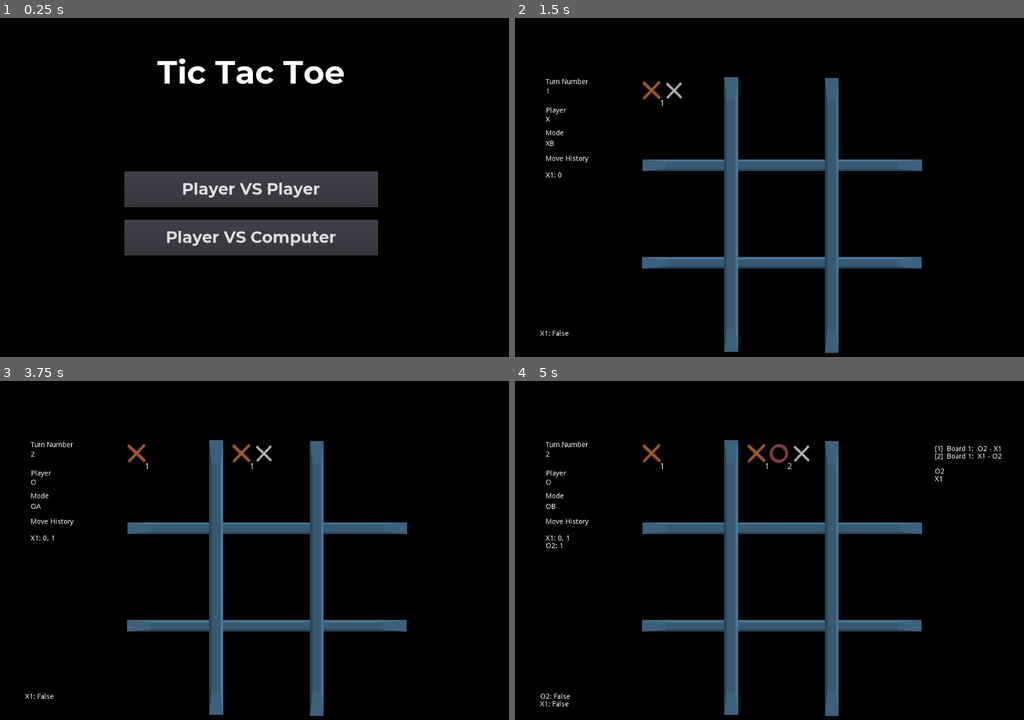
Above: before the commit, frames 1-4 (two rows, left to right).
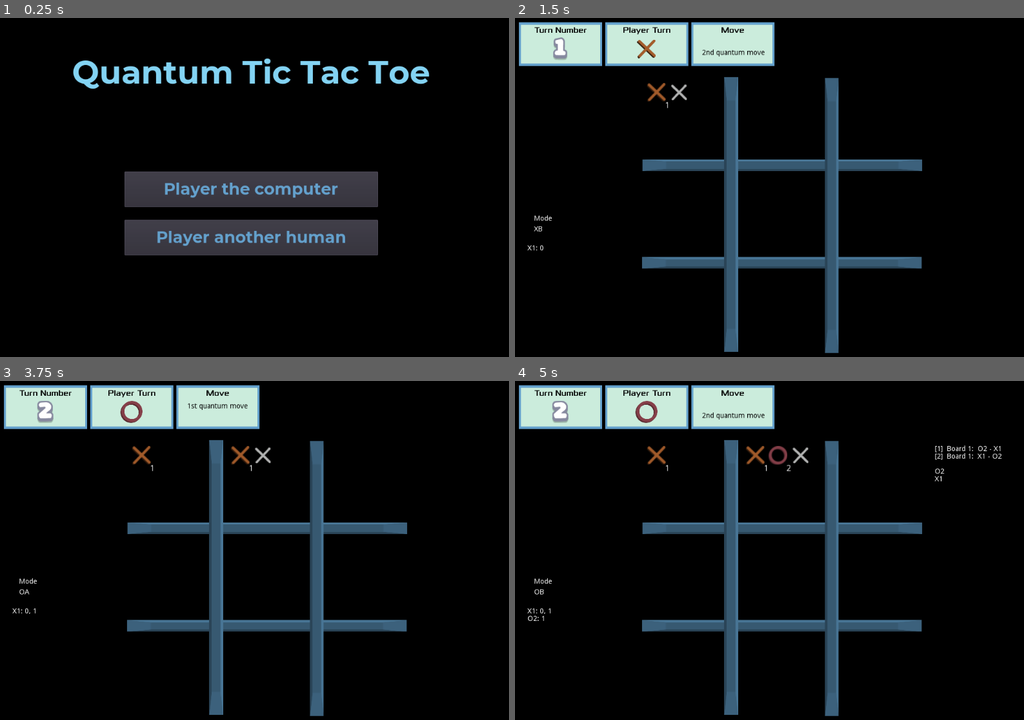
Above: after the commit, the same moments.

Repository: dbroemme/qttt
Game: Godot game, scene res://src/Screens/Main.tscn
Two runs of this game, one before a commit and one after it. Both use one fixed random seed, a clock stepped at 60 frames per second and the inputs below.
Inputs (mouse positions are in pixels of both pictures, inside the frame that each line leads up to):
- Up to frame 1 (0.25 s): no input
- Up to frame 2 (1.5 s): click "Player VS Player" (after the commit: "Player another human") at 0.5 s; tap Enter at 1.25 s; move the mouse to (677, 112) at 1.27 s; click (677, 112) at 1.42 s
- Up to frame 3 (3.75 s): tap Space at 2, 3.5 s; move the mouse to (157, 455) at 2.02 s; click (157, 455) at 2.17 s; tap Enter at 2.75 s; move the mouse to (137, 455) at 2.77 s; click (137, 455) at 2.92 s; move the mouse to (269, 475) at 3.52 s; click (269, 475) at 3.67 s
- Up to frame 4 (5 s): tap Enter at 4.25 s; move the mouse to (779, 455) at 4.27 s; click (779, 455) at 4.42 s

The runs differ from the first frame. In frame 1, 4.5% of the frame differs, in the area x 14-85%, y 11-68%; in frame 2, 7.1%; in frame 3, 7.2%; in frame 4, 7.4%, in the area x 0-58%, y 1-97%.

Commit message:
Start putting info boxes in place

Diff:
--- a/src/Cell.gd
+++ b/src/Cell.gd
@@ -78,8 +78,8 @@
 func add_quantum_cell(quantum_cell):
 	var x_extent = ($CollisionShape2D.shape.extents).x
 	var y_extent = ($CollisionShape2D.shape.extents).y
-	var x_base = -x_extent + 14
-	var y_base = -y_extent + 20
+	var x_base = -x_extent + 30
+	var y_base = -y_extent + 30
 	quantum_cells.append(quantum_cell)
 
 	# Reposition based on the number
--- a/src/Cell.tscn
+++ b/src/Cell.tscn
@@ -4,29 +4,30 @@
 [ext_resource path="res://src/Cell.gd" type="Script" id=2]
 
 [sub_resource type="RectangleShape2D" id=1]
-extents = Vector2( 55.8409, 56.3841 )
+extents = Vector2( 63.8409, 63.4541 )
 
 [node name="Cell" type="Area2D" groups=["cells"]]
 position = Vector2( 60.1592, 56.476 )
 script = ExtResource( 2 )
 
 [node name="CollisionShape2D" type="CollisionShape2D" parent="."]
+position = Vector2( 7.99995, 7.06995 )
 shape = SubResource( 1 )
 
 [node name="Sign" type="Sprite" parent="."]
 visible = false
 
 [node name="Placeholder" parent="." instance=ExtResource( 1 )]
-position = Vector2( -37.1592, -33.476 )
+position = Vector2( -31.1592, -33.476 )
 
 [node name="Highlight" type="Node2D" parent="."]
 visible = false
 
 [node name="ColorRect1" type="ColorRect" parent="Highlight"]
-margin_left = -60.1592
-margin_top = -56.476
-margin_right = 55.8408
-margin_bottom = -51.476
+margin_left = -60.0
+margin_top = -56.0
+margin_right = 72.0
+margin_bottom = -51.0
 color = Color( 0.388235, 0.431373, 0.482353, 1 )
 __meta__ = {
 "_edit_use_anchors_": false
@@ -34,9 +35,9 @@
 
 [node name="ColorRect2" type="ColorRect" parent="Highlight"]
 margin_left = -59.1592
-margin_top = 51.524
-margin_right = 56.8408
-margin_bottom = 56.524
+margin_top = 65.524
+margin_right = 68.8408
+margin_bottom = 70.524
 color = Color( 0.388235, 0.431373, 0.482353, 1 )
 __meta__ = {
 "_edit_use_anchors_": false
@@ -46,17 +47,17 @@
 margin_left = -60.0
 margin_top = -56.0
 margin_right = -54.0
-margin_bottom = 57.0
+margin_bottom = 71.0
 color = Color( 0.388235, 0.431373, 0.482353, 1 )
 __meta__ = {
 "_edit_use_anchors_": false
 }
 
 [node name="ColorRect4" type="ColorRect" parent="Highlight"]
-margin_left = 50.8408
-margin_top = -56.476
-margin_right = 56.8408
-margin_bottom = 56.524
+margin_left = 67.0
+margin_top = -56.0
+margin_right = 73.0
+margin_bottom = 71.0
 color = Color( 0.388235, 0.431373, 0.482353, 1 )
 __meta__ = {
 "_edit_use_anchors_": false
--- a/src/ComputerStrategy.gd
+++ /dev/null
@@ -1,34 +0,0 @@
-extends Node
-
-class_name ComputerStrategy
-
-var matrix_copy
-
-func fake_agent_moves(matrix, turn_number):
-	matrix_copy = matrix
-	var available_moves = get_empty_tiles(get_classical_board())
-	if turn_number == 2:
-		if 0 in available_moves and 1 in available_moves:
-			return [0, 1]
-	elif turn_number == 4:
-		if 1 in available_moves and 2 in available_moves:
-			return [1, 2]
-	#elif turn_number == 6:
-	#	if 7 in available_moves and 8 in available_moves:
-	#		return [7, 8]
-	if available_moves.size() == 1:
-		return [available_moves[0], available_moves[0]]
-	return [available_moves[0], available_moves[1]]
-
-func get_classical_board():
-	var list = []
-	for cell_info in matrix_copy:
-		list.append(cell_info.get_value())
-	return list
-
-func get_empty_tiles(classical_board) -> Array:
-	var _tiles: Array
-	for n in range(0,9):
-		if classical_board[n] == 0:
-			_tiles.append(n)
-	return _tiles
--- /dev/null
+++ b/src/InfoBox.tscn
@@ -0,0 +1,76 @@
+[gd_scene load_steps=4 format=2]
+
+[ext_resource path="res://asset/number_1.png" type="Texture" id=1]
+[ext_resource path="res://asset/Xolonium-Regular.ttf" type="DynamicFontData" id=2]
+
+[sub_resource type="DynamicFont" id=1]
+font_data = ExtResource( 2 )
+
+[node name="InfoBox" type="Node2D"]
+
+[node name="ColorRect" type="ColorRect" parent="."]
+margin_left = 1.0
+margin_top = 1.0
+margin_right = 166.0
+margin_bottom = 87.0
+color = Color( 0.796078, 0.92549, 0.862745, 1 )
+__meta__ = {
+"_edit_use_anchors_": false
+}
+
+[node name="TopHighlight" type="ColorRect" parent="."]
+margin_left = 1.0
+margin_right = 166.0
+margin_bottom = 5.0
+color = Color( 0.392157, 0.631373, 0.803922, 1 )
+__meta__ = {
+"_edit_use_anchors_": false
+}
+
+[node name="BottomHighlight" type="ColorRect" parent="."]
+margin_left = 1.0
+margin_top = 82.0
+margin_right = 166.0
+margin_bottom = 87.0
+color = Color( 0.392157, 0.631373, 0.803922, 1 )
+__meta__ = {
+"_edit_use_anchors_": false
+}
+
+[node name="LeftHighlight" type="ColorRect" parent="."]
+margin_left = 1.0
+margin_top = 1.0
+margin_right = 5.0
+margin_bottom = 86.0
+color = Color( 0.392157, 0.631373, 0.803922, 1 )
+__meta__ = {
+"_edit_use_anchors_": false
+}
+
+[node name="RightHighlight" type="ColorRect" parent="."]
+margin_left = 162.0
+margin_top = 1.0
+margin_right = 166.0
+margin_bottom = 86.0
+color = Color( 0.392157, 0.631373, 0.803922, 1 )
+__meta__ = {
+"_edit_use_anchors_": false
+}
+
+[node name="Label" type="RichTextLabel" parent="."]
+margin_left = 6.0
+margin_top = 6.0
+margin_right = 161.0
+margin_bottom = 81.0
+custom_colors/default_color = Color( 0, 0, 0, 1 )
+custom_fonts/normal_font = SubResource( 1 )
+bbcode_enabled = true
+bbcode_text = "[center]label[center][center]"
+text = "label"
+__meta__ = {
+"_edit_use_anchors_": false
+}
+
+[node name="ValueSprite" type="Sprite" parent="."]
+position = Vector2( 83, 53 )
+texture = ExtResource( 1 )
--- a/src/Screens/Board.gd
+++ b/src/Screens/Board.gd
@@ -17,7 +17,25 @@
 onready var circle_grey: = preload("res://asset/o_grey.png")
 onready var cross_small: = preload("res://asset/x_grey_small.png")
 onready var circle_small: = preload("res://asset/o_grey_small.png")
+onready var player_x_small: = preload("res://asset/x_small.png")
+onready var player_o_small: = preload("res://asset/o_small.png")
+onready var player_x: = preload("res://asset/x.png")
+onready var player_o: = preload("res://asset/o.png")
 onready var quantum_cell_scene = preload("res://src/QuantumCell.tscn")
+
+onready var img_number_0: = preload("res://asset/number_0.png")
+onready var img_number_1: = preload("res://asset/number_1.png")
+onready var img_number_2: = preload("res://asset/number_2.png")
+onready var img_number_3: = preload("res://asset/number_3.png")
+onready var img_number_4: = preload("res://asset/number_4.png")
+onready var img_number_5: = preload("res://asset/number_5.png")
+onready var img_number_6: = preload("res://asset/number_6.png")
+onready var img_number_7: = preload("res://asset/number_7.png")
+onready var img_number_8: = preload("res://asset/number_8.png")
+onready var img_number_9: = preload("res://asset/number_9.png")
+onready var NUMBER_IMAGES = [img_number_0, img_number_1, img_number_2, img_number_3,
+					 img_number_4, img_number_5, img_number_6, img_number_7,
+					 img_number_8, img_number_9]
 
 const QuantumGraph = preload("../QuantumGraph.gd")
 const QuantumNode = preload("../QuantumNode.gd")
@@ -127,6 +145,12 @@
 # _init() and _ready()
 func _ready():
 	$HistoryText.text = ""
+	$TurnNumberInfo/Label.bbcode_text = "[center]Turn Number[center]"
+	$TurnPlayerInfo/Label.bbcode_text = "[center]Player Turn[center]"
+	$TurnDetailInfo/Label.bbcode_text = "[center]Move[center]"
+	$TurnDetailInfo/ValueSprite.texture = null
+	$TurnNumberInfo/ValueSprite.scale = Vector2(0.8, 0.8)
+	$TurnPlayerInfo/ValueSprite.scale = Vector2(0.5, 0.5)
 	quantum_graph = QuantumGraph.new()
 	matrix = []
 	move_key_list = []
@@ -144,8 +168,23 @@
 
 func _process(delta):
 	$ModeValue.text = TURN_DISPLAY[turn]
-	$TurnNumber.text = str(turn_number)
-	$PlayerLetter.text = player_letter()
+	$TurnNumberInfo/ValueSprite.texture = NUMBER_IMAGES[turn_number]
+	if is_x_turn():
+		$TurnPlayerInfo/ValueSprite.texture = player_x
+	else:
+		$TurnPlayerInfo/ValueSprite.texture = player_o
+	if is_first_choice():
+		$LabelFirstMove.visible = true
+		$LabelSecondMove.visible = false
+		$LabelResolveMove.visible = false
+	elif is_resolve_mode():
+		$LabelFirstMove.visible = false
+		$LabelSecondMove.visible = false
+		$LabelResolveMove.visible = true
+	else:
+		$LabelFirstMove.visible = false
+		$LabelSecondMove.visible = true
+		$LabelResolveMove.visible = false
 
 func get_classical_board():
 	var list = []
@@ -285,7 +324,7 @@
 		var traverse = quantum_graph.is_cycle(move_key)
 		if traverse.is_cycle:
 			print(move_key, " caused a cycle")
-			$CycleLabel.text = "Need to resolve " + move_key
+			print("Need to resolve ", move_key)
 			$TextLabel.text = quantum_graph.to_display()
 			resolve_chain = traverse.list
 			print("The resolve chain is ", resolve_chain.size(), " items")
@@ -295,7 +334,7 @@
 			return true
 		else:
 			cycle_display = cycle_display + move_key + ": " + str(traverse.is_cycle) + "\n"
-	$CycleLabel.text = cycle_display
+	print(cycle_display)
 	$TextLabel.text = quantum_graph.to_display()
 	for k in quantum_graph.forward_dict.keys():
 		$TextLabel.text = $TextLabel.text + "\n" + k
@@ -527,7 +566,7 @@
 	if turn == TURN_X_RESOLVE:
 		if resolve_cells.contains(cell.board_index):
 			collapse_move(cell.board_index, resolve_key, true)
-			turn = TURN_XA
+			increment_turn()
 		else:
 			print("The cell ", cell.board_index, " is not a resolve cell")
 			display_nodes(resolve_cells)
--- a/src/Screens/Board.tscn
+++ b/src/Screens/Board.tscn
@@ -1,10 +1,14 @@
-[gd_scene load_steps=6 format=2]
+[gd_scene load_steps=8 format=2]
 
 [ext_resource path="res://src/Screens/Board.gd" type="Script" id=1]
 [ext_resource path="res://asset/grid.png" type="Texture" id=2]
 [ext_resource path="res://src/Cell.tscn" type="PackedScene" id=3]
 [ext_resource path="res://asset/tileBlue_02.png" type="Texture" id=4]
-[ext_resource path="res://asset/tileBlue_01.png" type="Texture" id=5]
+[ext_resource path="res://asset/Montserrat-Bold.ttf" type="DynamicFontData" id=5]
+[ext_resource path="res://src/InfoBox.tscn" type="PackedScene" id=6]
+
+[sub_resource type="DynamicFont" id=1]
+font_data = ExtResource( 5 )
 
 [node name="Board" type="Node2D"]
 position = Vector2( 245, 98 )
@@ -24,90 +28,53 @@
 scale = Vector2( 1.25, 1.25 )
 
 [node name="Cell2" parent="." instance=ExtResource( 3 )]
-position = Vector2( 299.799, 103.522 )
+position = Vector2( 288, 103.522 )
 scale = Vector2( 1.25, 1.25 )
 
 [node name="Cell3" parent="." instance=ExtResource( 3 )]
-position = Vector2( 506.36, 103.522 )
+position = Vector2( 487, 103.522 )
 scale = Vector2( 1.25, 1.25 )
 
 [node name="Cell4" parent="." instance=ExtResource( 3 )]
-position = Vector2( 91.7682, 305.732 )
+position = Vector2( 91.7682, 294.732 )
 scale = Vector2( 1.25, 1.25 )
 
 [node name="Cell5" parent="." instance=ExtResource( 3 )]
-position = Vector2( 299.253, 305.732 )
+position = Vector2( 288, 294.732 )
 scale = Vector2( 1.25, 1.25 )
 
 [node name="Cell6" parent="." instance=ExtResource( 3 )]
-position = Vector2( 506.36, 305.732 )
+position = Vector2( 487, 294.732 )
 scale = Vector2( 1.25, 1.25 )
 
 [node name="Cell7" parent="." instance=ExtResource( 3 )]
-position = Vector2( 91.7681, 509.522 )
+position = Vector2( 91.7681, 487.522 )
 scale = Vector2( 1.25, 1.25 )
 
 [node name="Cell8" parent="." instance=ExtResource( 3 )]
-position = Vector2( 299.253, 509.522 )
+position = Vector2( 288, 487.522 )
 scale = Vector2( 1.25, 1.25 )
 
 [node name="Cell9" parent="." instance=ExtResource( 3 )]
-position = Vector2( 506.36, 509.522 )
+position = Vector2( 487, 487.522 )
 scale = Vector2( 1.25, 1.25 )
 
 [node name="TextLabel" type="RichTextLabel" parent="."]
 margin_left = 602.0
 margin_top = 42.0
-margin_right = 891.0
-margin_bottom = 184.0
+margin_right = 783.0
+margin_bottom = 502.0
 text = "Hi
 "
 __meta__ = {
 "_edit_use_anchors_": false
 }
 
-[node name="TurnLabel" type="RichTextLabel" parent="."]
-margin_left = -170.0
-margin_top = 34.0
-margin_right = -40.0
-margin_bottom = 49.0
-text = "Turn Number
-"
-scroll_active = false
-__meta__ = {
-"_edit_use_anchors_": false
-}
-
-[node name="HistoryLabel" type="RichTextLabel" parent="."]
-margin_left = -170.171
-margin_top = 187.0
-margin_right = -40.171
-margin_bottom = 202.0
-text = "Move History
-
-"
-scroll_active = false
-__meta__ = {
-"_edit_use_anchors_": false
-}
-
-[node name="PlayerLabel" type="RichTextLabel" parent="."]
-margin_left = -169.171
-margin_top = 91.0
-margin_right = -39.171
-margin_bottom = 106.0
-text = "Player
-"
-scroll_active = false
-__meta__ = {
-"_edit_use_anchors_": false
-}
-
 [node name="ModeLabel" type="RichTextLabel" parent="."]
-margin_left = -170.171
-margin_top = 136.0
-margin_right = -40.171
-margin_bottom = 151.0
+margin_left = -193.0
+margin_top = 306.0
+margin_right = -63.0
+margin_bottom = 321.0
 text = "Mode
 "
 scroll_active = false
@@ -116,10 +83,10 @@
 }
 
 [node name="ModeValue" type="RichTextLabel" parent="."]
-margin_left = -170.171
-margin_top = 157.0
-margin_right = -40.171
-margin_bottom = 172.0
+margin_left = -193.0
+margin_top = 327.0
+margin_right = -63.0
+margin_bottom = 342.0
 text = "
 "
 scroll_active = false
@@ -127,49 +94,14 @@
 "_edit_use_anchors_": false
 }
 
-[node name="PlayerLetter" type="RichTextLabel" parent="."]
-margin_left = -170.171
-margin_top = 109.0
-margin_right = -40.171
-margin_bottom = 124.0
-text = "X
-"
-scroll_active = false
-__meta__ = {
-"_edit_use_anchors_": false
-}
-
-[node name="TurnNumber" type="RichTextLabel" parent="."]
-margin_left = -170.171
-margin_top = 53.0
-margin_right = -90.171
-margin_bottom = 69.0
-text = "1
-"
-scroll_active = false
-__meta__ = {
-"_edit_use_anchors_": false
-}
-
 [node name="HistoryText" type="RichTextLabel" parent="."]
-margin_left = -170.0
-margin_top = 220.0
-margin_right = -90.0
-margin_bottom = 526.0
+margin_left = -206.0
+margin_top = 365.0
+margin_right = -126.0
+margin_bottom = 671.0
 text = "
 "
 scroll_active = false
-__meta__ = {
-"_edit_use_anchors_": false
-}
-
-[node name="CycleLabel" type="RichTextLabel" parent="."]
-margin_left = -181.0
-margin_top = 535.0
-margin_right = -44.0
-margin_bottom = 685.0
-text = "cycle: false
-"
 __meta__ = {
 "_edit_use_anchors_": false
 }
@@ -211,26 +143,53 @@
 texture = ExtResource( 4 )
 offset = Vector2( -25.5143, -7.85715 )
 
-[node name="SpriteCornerNW" type="Sprite" parent="."]
+[node name="TurnNumberInfo" parent="." instance=ExtResource( 6 )]
+position = Vector2( -224, -78 )
+
+[node name="TurnPlayerInfo" parent="." instance=ExtResource( 6 )]
+position = Vector2( -53, -78 )
+
+[node name="TurnDetailInfo" parent="." instance=ExtResource( 6 )]
+position = Vector2( 118, -78 )
+
+[node name="LabelFirstMove" type="RichTextLabel" parent="."]
 visible = false
-position = Vector2( 191.75, 201.75 )
-scale = Vector2( 0.207031, 0.191406 )
-texture = ExtResource( 5 )
+margin_left = 140.0
+margin_top = -43.0
+margin_right = 287.0
+margin_bottom = -3.0
+custom_colors/default_color = Color( 0, 0, 0, 1 )
+custom_fonts/mono_font = SubResource( 1 )
+text = "1st quantum move
+"
+__meta__ = {
+"_edit_use_anchors_": false
+}
 
-[node name="SpriteCornerNE" type="Sprite" parent="."]
+[node name="LabelSecondMove" type="RichTextLabel" parent="."]
 visible = false
-position = Vector2( 403, 202 )
-scale = Vector2( 0.207031, 0.191406 )
-texture = ExtResource( 5 )
+margin_left = 140.0
+margin_top = -24.0
+margin_right = 286.0
+margin_bottom = 16.0
+custom_colors/default_color = Color( 0, 0, 0, 1 )
+custom_fonts/mono_font = SubResource( 1 )
+text = "2nd quantum move
+"
+__meta__ = {
+"_edit_use_anchors_": false
+}
 
-[node name="SpriteCornerSE" type="Sprite" parent="."]
+[node name="LabelResolveMove" type="RichTextLabel" parent="."]
 visible = false
-position = Vector2( 403, 406 )
-scale = Vector2( 0.207031, 0.191406 )
-texture = ExtResource( 5 )
-
-[node name="SpriteCornerSW" type="Sprite" parent="."]
-visible = false
-position = Vector2( 192, 406 )
-scale = Vector2( 0.207031, 0.191406 )
-texture = ExtResource( 5 )
+margin_left = 141.0
+margin_top = -34.0
+margin_right = 287.0
+margin_bottom = 6.0
+custom_colors/default_color = Color( 0, 0, 0, 1 )
+custom_fonts/mono_font = SubResource( 1 )
+text = "Resolve conflict
+"
+__meta__ = {
+"_edit_use_anchors_": false
+}
--- a/src/Screens/Main.tscn
+++ b/src/Screens/Main.tscn
@@ -26,8 +26,9 @@
 margin_right = 186.0
 margin_bottom = 158.803
 grow_horizontal = 2
+custom_colors/font_color = Color( 0.513726, 0.827451, 0.952941, 1 )
 custom_fonts/font = SubResource( 1 )
-text = "Tic Tac Toe"
+text = "Quantum Tic Tac Toe"
 align = 1
 valign = 1
 __meta__ = {
@@ -48,29 +49,31 @@
 "_edit_use_anchors_": false
 }
 
-[node name="PvPButton" type="Button" parent="Menu"]
+[node name="PvCButton" type="Button" parent="Menu"]
 margin_right = 503.0
 margin_bottom = 71.0
 size_flags_vertical = 3
+custom_colors/font_color = Color( 0.392157, 0.631373, 0.803922, 1 )
 custom_fonts/font = SubResource( 2 )
-text = "Player VS Player"
-script = ExtResource( 2 )
-__meta__ = {
-"_edit_use_anchors_": false
-}
-
-[node name="PvCButton" type="Button" parent="Menu"]
-margin_top = 96.0
-margin_right = 503.0
-margin_bottom = 167.0
-size_flags_vertical = 3
-custom_fonts/font = SubResource( 2 )
-text = "Player VS Computer"
+text = "Player the computer"
 script = ExtResource( 2 )
 __meta__ = {
 "_edit_use_anchors_": false
 }
 vs_computer = true
 
+[node name="PvPButton" type="Button" parent="Menu"]
+margin_top = 96.0
+margin_right = 503.0
+margin_bottom = 167.0
+size_flags_vertical = 3
+custom_colors/font_color = Color( 0.392157, 0.631373, 0.803922, 1 )
+custom_fonts/font = SubResource( 2 )
+text = "Player another human"
+script = ExtResource( 2 )
+__meta__ = {
+"_edit_use_anchors_": false
+}
+
+[connection signal="button_up" from="Menu/PvCButton" to="Menu/PvCButton" method="_on_button_up"]
 [connection signal="button_up" from="Menu/PvPButton" to="Menu/PvPButton" method="_on_button_up"]
-[connection signal="button_up" from="Menu/PvCButton" to="Menu/PvCButton" method="_on_button_up"]
Binary file added: asset/Xolonium-Regular.ttf
Binary file added: asset/button_blue.png
Not shown, added: asset/button_blue.png.import
Binary file added: asset/number_0.png
Not shown, added: asset/number_0.png.import
Binary file added: asset/number_1.png
Not shown, added: asset/number_1.png.import
Binary file added: asset/number_2.png
Not shown, added: asset/number_2.png.import
Binary file added: asset/number_3.png
Not shown, added: asset/number_3.png.import
Binary file added: asset/number_4.png
(and 15 more such lines)
